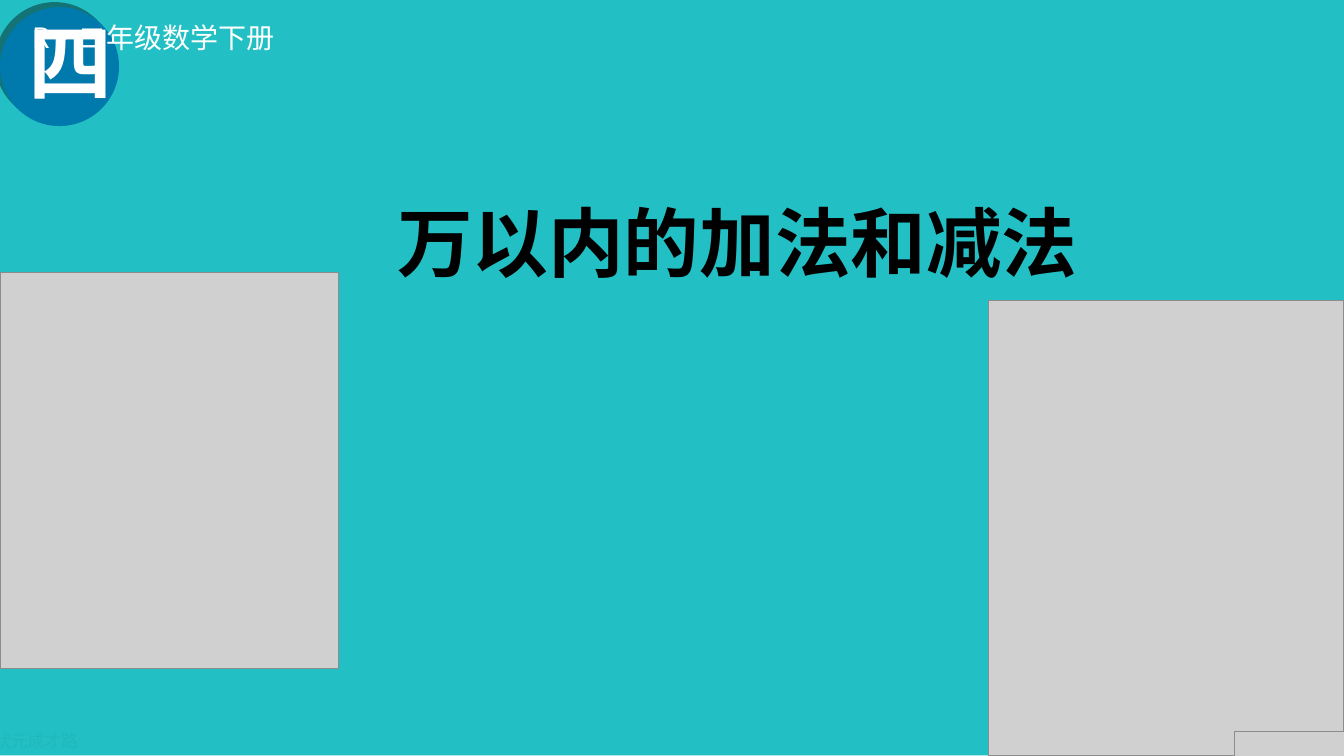
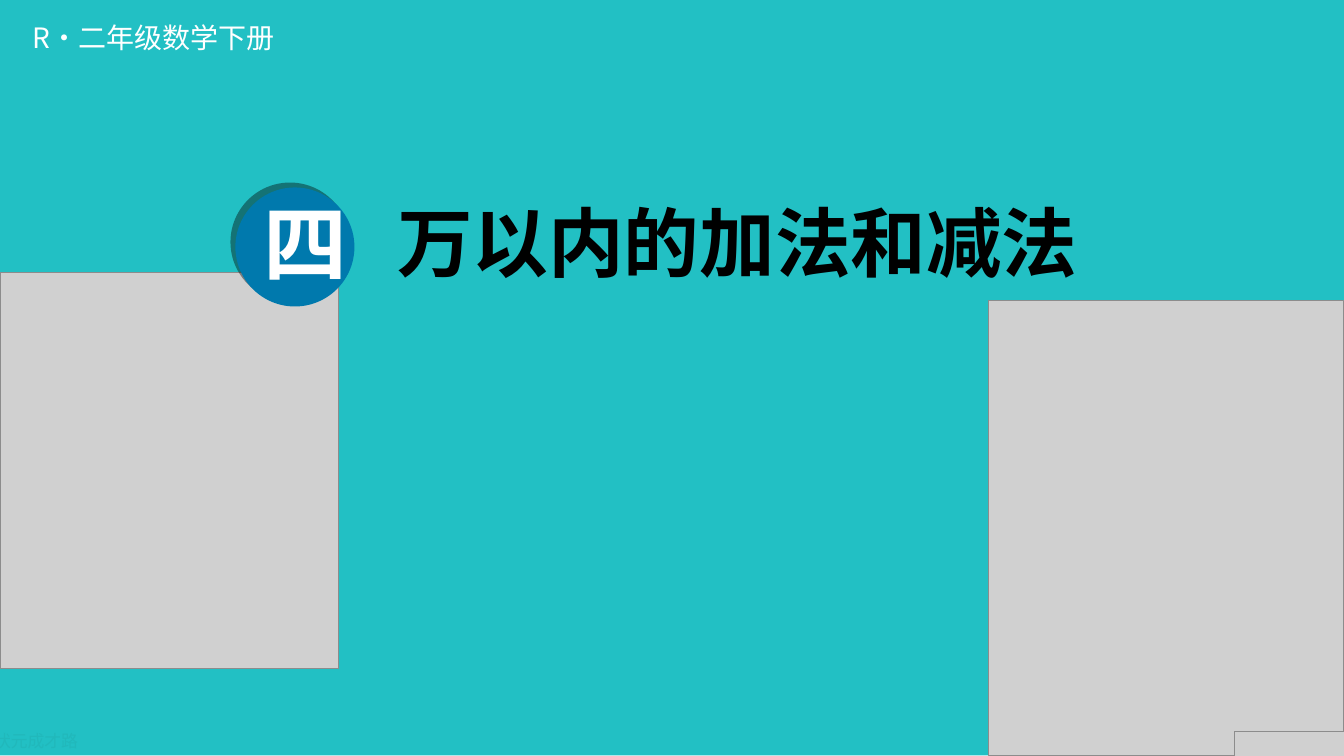
Before and after one commit to Camellia895/Camellia895.github.io, a slide deck: slide 1 of docs/教学/实习/汇报课-二年级下-数独游戏/数独游戏.pptx. Drawn at 1344x756 pixels with LibreOffice and Linux fonts; fonts in the diff are those of the drawing; grey boxes stand for pictures; background and template pictures are left out. Boxes give left, top, right and bottom in pixels: in the first picture for what was removed or moved away, otherwise in the second. Text is boxed around its words. In the diff, an @@ line names an element or a change of style, - is before the commit and + after.

```diff
--- a/docs/教学/实习/汇报课-二年级下-数独游戏/数独游戏.pptx
+++ b/docs/教学/实习/汇报课-二年级下-数独游戏/数独游戏.pptx
@@ ellipse: place and size @@
-ellipse at bbox=[0, 7, 119, 126]
+ellipse at bbox=[236, 188, 355, 307]
@@ text "四": place and size @@
-text "四" at bbox=[28, 9, 112, 115]
+text "四" at bbox=[264, 190, 348, 296]
```
Also in this commit, not shown: 4 other slides changed, 12 other files.
